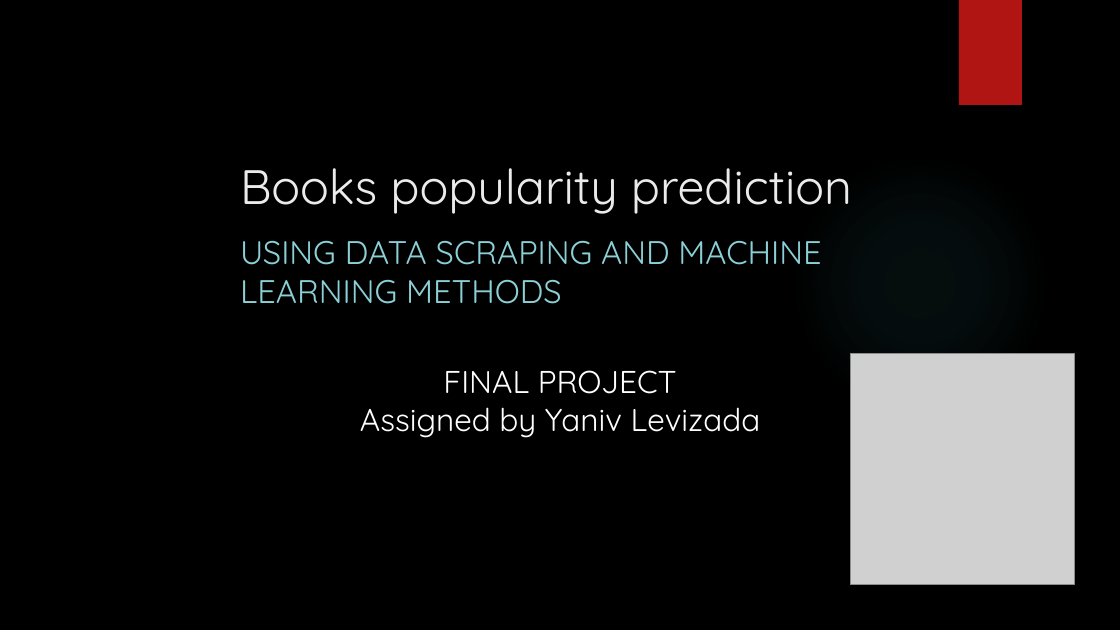
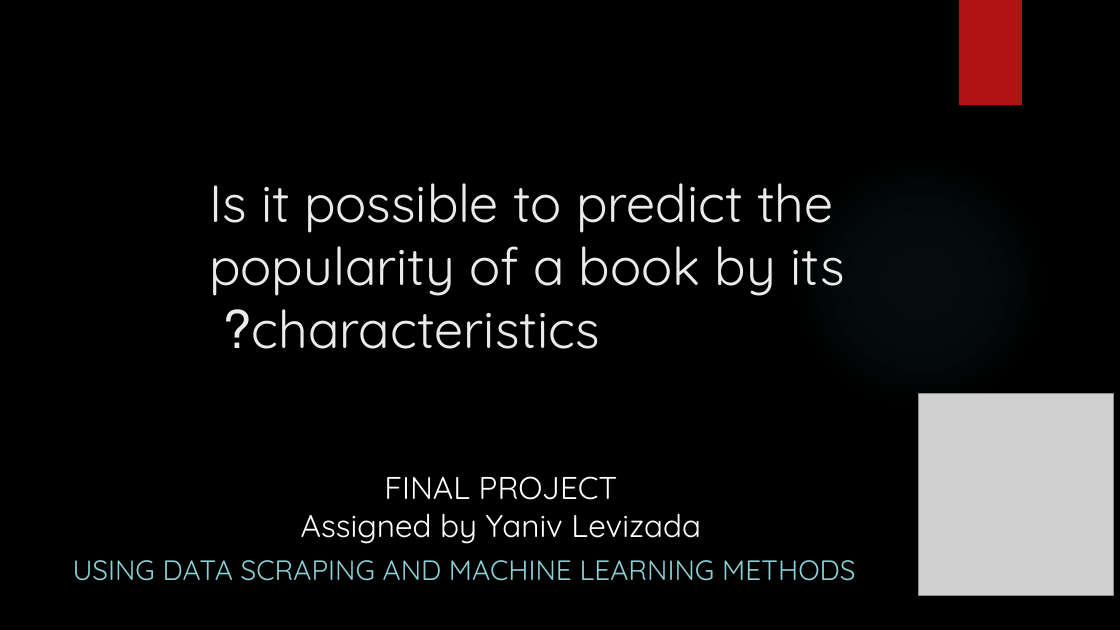
Before and after one commit to yaniv208/DataScienceProject, a slide deck: slide 1 of Books popularity prediction.pptx. Drawn at 1120x630 pixels with LibreOffice and Linux fonts; fonts in the diff are those of the drawing; grey boxes stand for pictures; background and template pictures are left out. Boxes give left, top, right and bottom in pixels: in the first picture for what was removed or moved away, otherwise in the second. Text is boxed around its words. In the diff, an @@ line names an element or a change of style, - is before the commit and + after.

```diff
--- a/Books popularity prediction.pptx
+++ b/Books popularity prediction.pptx
@@ title removed at <box>240,168,852,214</box> @@
-Books popularity prediction
@@ text added at <box>209,183,844,349</box>, 44.9 pt, text #EBEBEB @@
+Is it possible to predict the popularity of a book by its characteristics?
@@ picture: place and size @@
-picture at <box>851,354,1075,585</box>
+picture at <box>918,394,1113,596</box>
@@ text "FINAL PROJECT": place and size @@
-text "FINAL PROJECT" at <box>360,370,761,438</box>
+text "FINAL PROJECT" at <box>301,476,701,544</box>
@@ subtitle "USING DATA SCRAPING AND MACHINE ...": place and size @@
-subtitle "USING DATA SCRAPING AND MACHINE ..." at <box>240,241,821,304</box>
+subtitle "USING DATA SCRAPING AND MACHINE ..." at <box>73,560,855,581</box>
@@ subtitle "USING DATA SCRAPING AND MACHINE ..." at <box>73,560,855,581</box>: size 28 to 24 pt @@
```
Also in this commit, not shown: 4 other slides changed, 3 slides removed, 2 other files.
